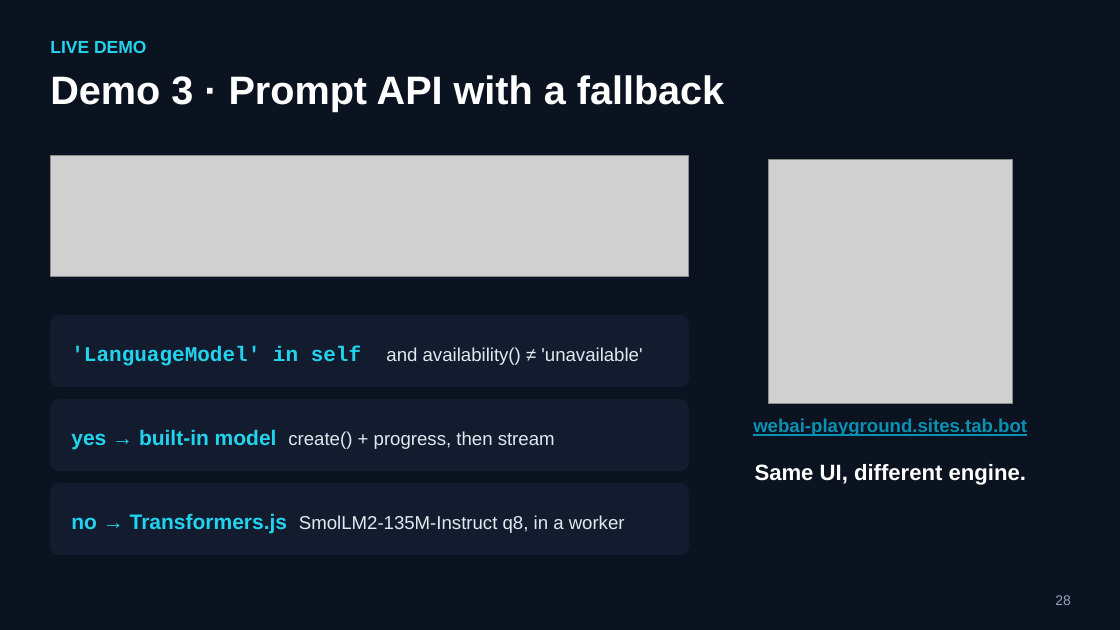
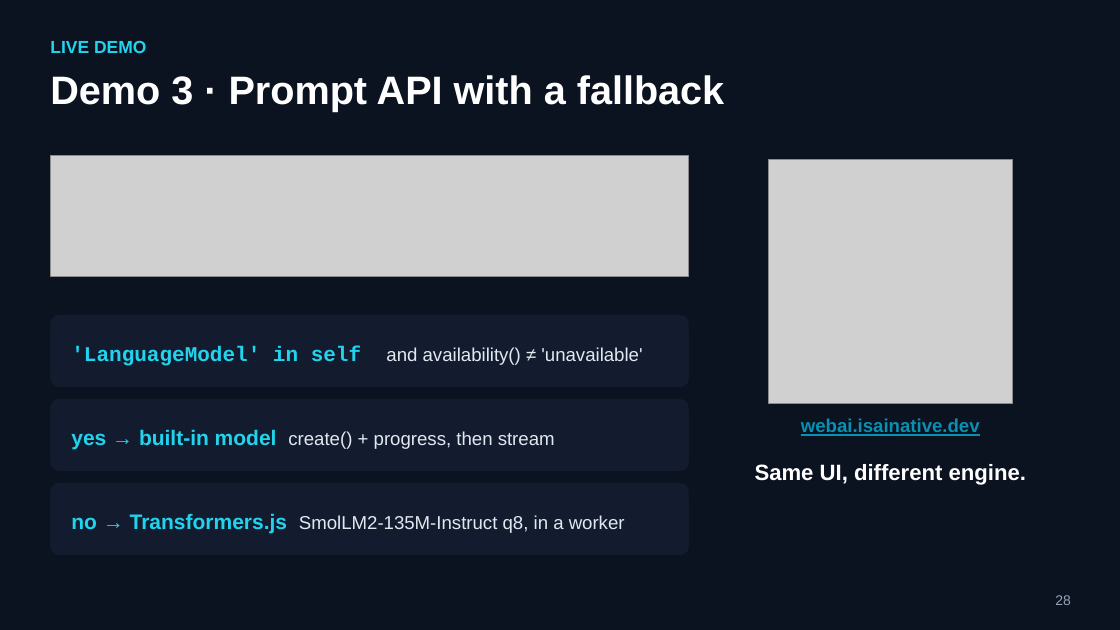
Before and after one commit to vibeprogrammer/ultimate-guide-browser-ai, a slide deck: slide 28 of deck/Ultimate-Guide-Browser-AI-2026.pptx. Drawn at 1120x630 pixels with LibreOffice and Linux fonts; fonts in the diff are those of the drawing; grey boxes stand for pictures. Boxes give left, top, right and bottom in pixels: in the first picture for what was removed or moved away, otherwise in the second. Text is boxed around its words. In the diff, an @@ line names an element or a change of style, - is before the commit and + after.

```diff
--- a/deck/Ultimate-Guide-Browser-AI-2026.pptx
+++ b/deck/Ultimate-Guide-Browser-AI-2026.pptx
@@ text at <box>801,418,980,436</box>: text changed @@
-webai-playground.sites.tab.bot
+webai.isainative.dev
```
Also in this commit, not shown: 3 other slides changed, 9 other files.
